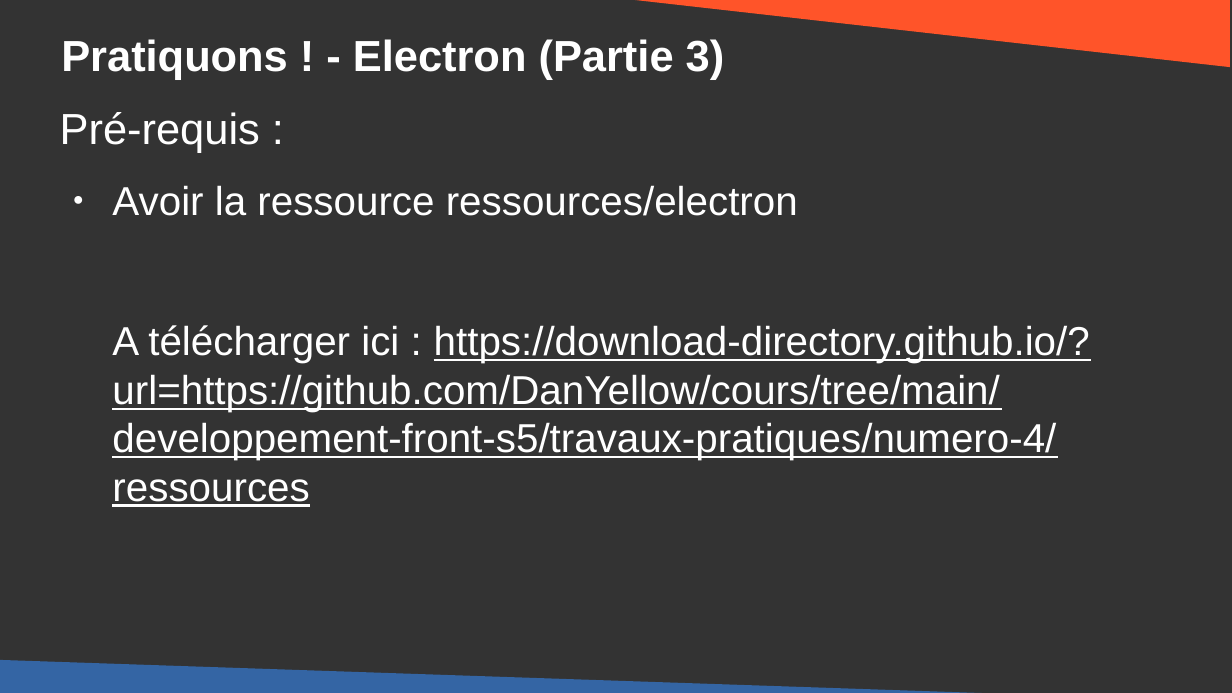
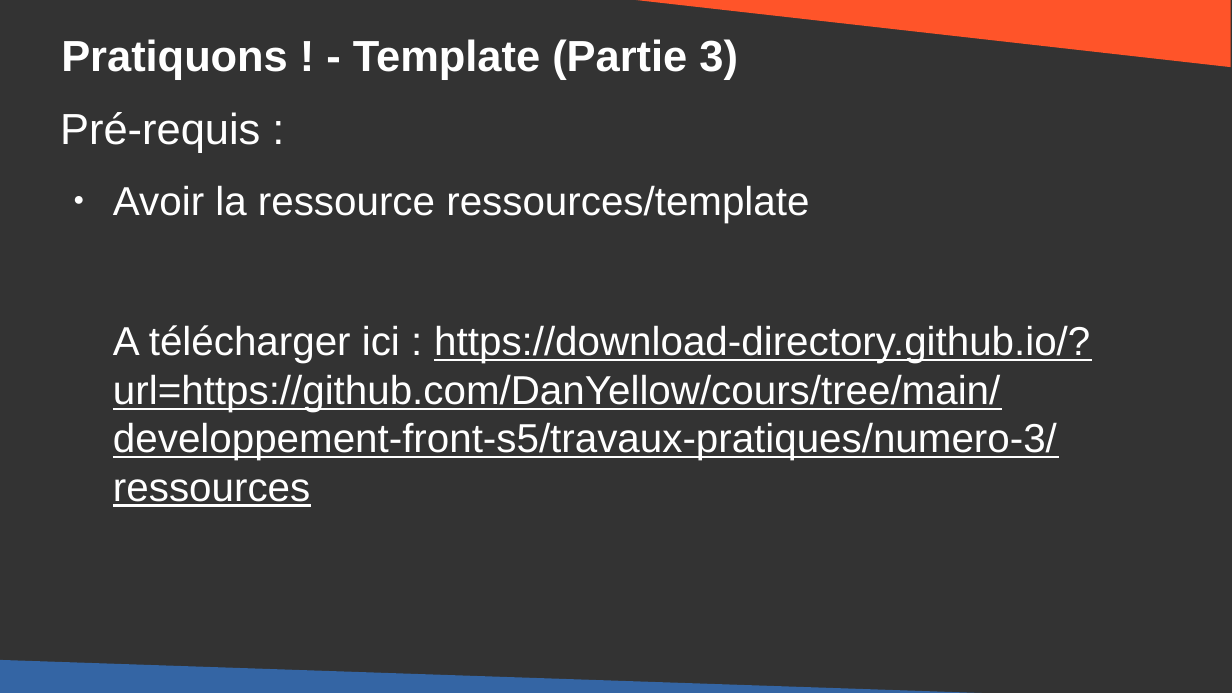
Before and after one commit to DanYellow/cours, a slide deck: slide 20 of developpement-front-s5/travaux-pratiques/numero-4/presentation.odp (slide 21 before the commit). Drawn at 1232x693 pixels with LibreOffice and Linux fonts; fonts in the diff are those of the drawing. Boxes give left, top, right and bottom in pixels: in the first picture for what was removed or moved away, otherwise in the second. Text is boxed around its words. In the diff, an @@ line names an element or a change of style, - is before the commit and + after.

Commit message:
developpement-front-s5 - Reorganize folder

```diff
--- a/developpement-front-s5/travaux-pratiques/numero-4/presentation.odp
+++ b/developpement-front-s5/travaux-pratiques/numero-4/presentation.odp
@@ title at (61,39,738,80): text changed @@
-Pratiquons ! - Electron (Partie 3)
+Pratiquons ! - Template (Partie 3)
@@ text at (113,185,1090,507): text changed @@
-● Avoir la ressource ressources/electron
-A télécharger ici : https://download-directory.github.io/?url=https://github.com/DanYellow/cours/tree/main/developpement-front-s5/travaux-pratiques/numero-4/ressources
+● Avoir la ressource ressources/template
+A télécharger ici : https://download-directory.github.io/?url=https://github.com/DanYellow/cours/tree/main/developpement-front-s5/travaux-pratiques/numero-3/ressources
```
Also in this commit, not shown: 3 other slides changed, 15 slides added, 36 slides removed, 10 other files.
